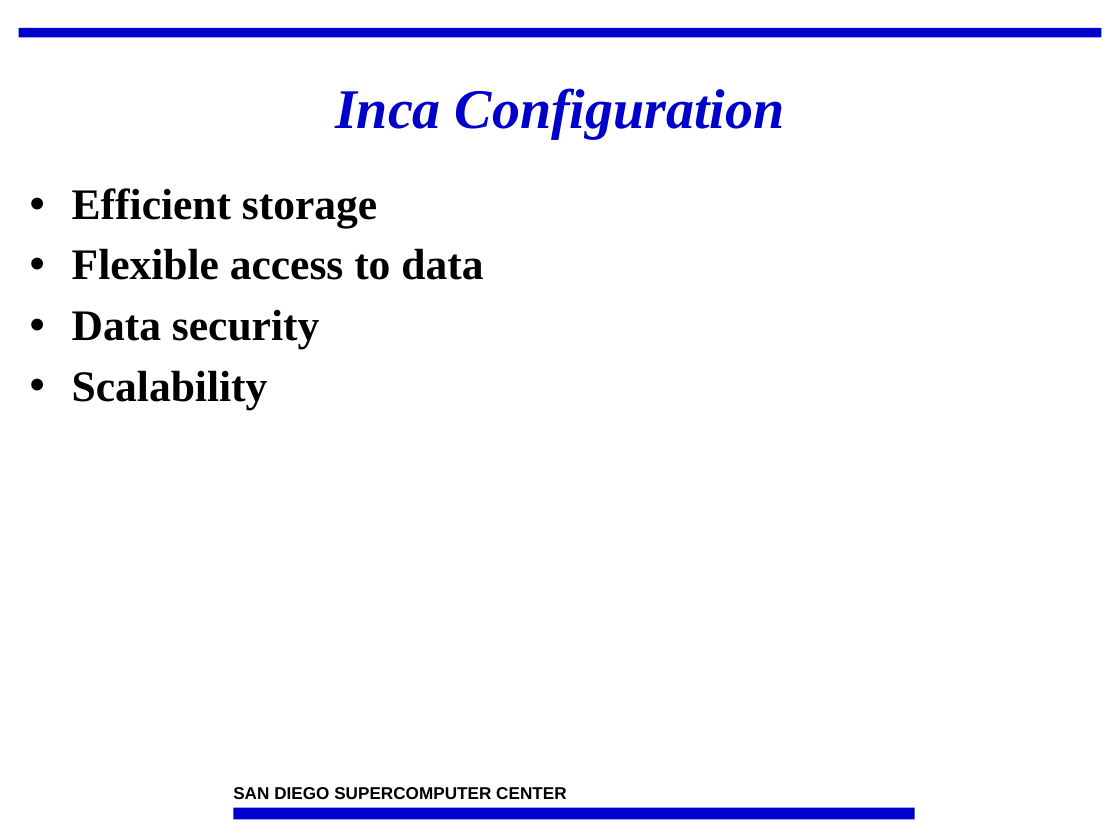
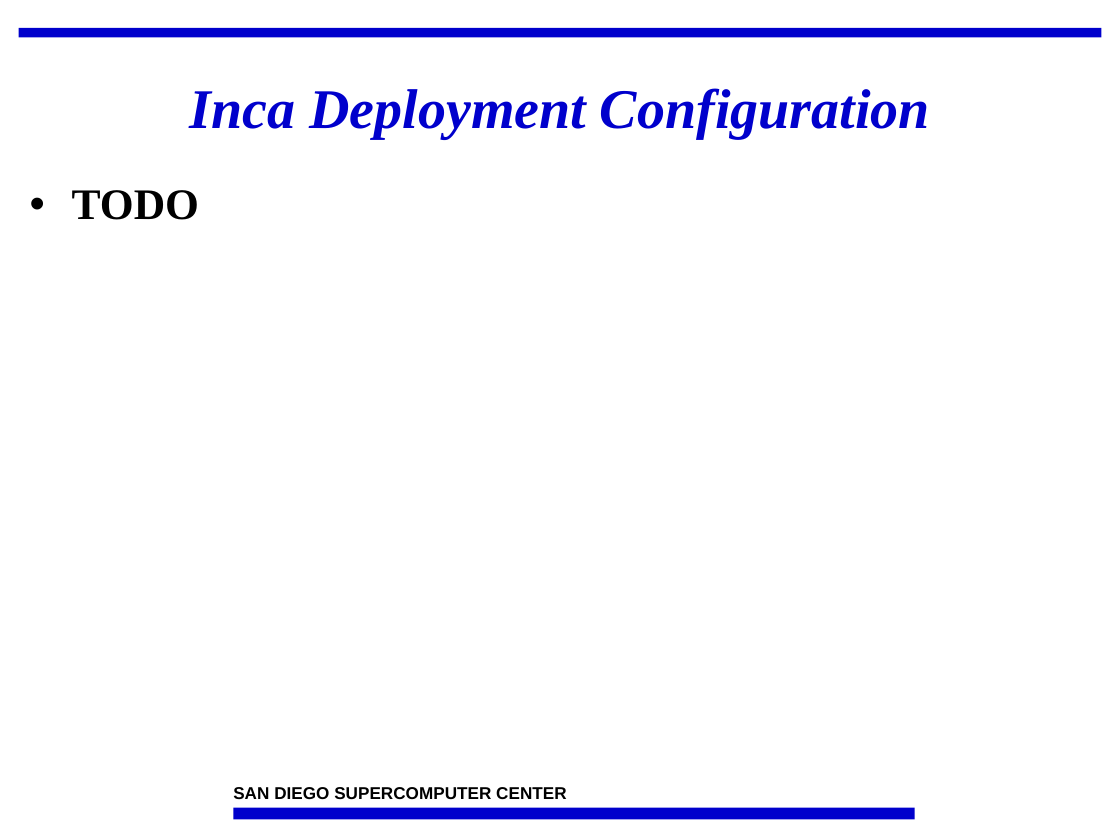
Before and after one commit to IncaProject/inca-xsede, a slide deck: slide 8 of talks/feb-06-workshop/depot.ppt. Drawn at 1120x840 pixels with LibreOffice and Linux fonts; fonts in the diff are those of the drawing; background and template pictures are left out. Boxes give left, top, right and bottom in pixels: in the first picture for what was removed or moved away, otherwise in the second. Text is boxed around its words. In the diff, an @@ line names an element or a change of style, - is before the commit and + after.

```diff
--- a/talks/feb-06-workshop/depot.ppt
+++ b/talks/feb-06-workshop/depot.ppt
@@ title at (x1=190, y1=88, x2=930, y2=139): text changed @@
-Inca Configuration
+Inca Deployment Configuration
@@ text at (x1=72, y1=190, x2=199, y2=220): text changed @@
-• Efficient storage
-• Flexible access to data
-• Data security
-• Scalability
+• TODO
```
Also in this commit, not shown: 6 other slides changed, 2 slides added, 1 slide removed.
